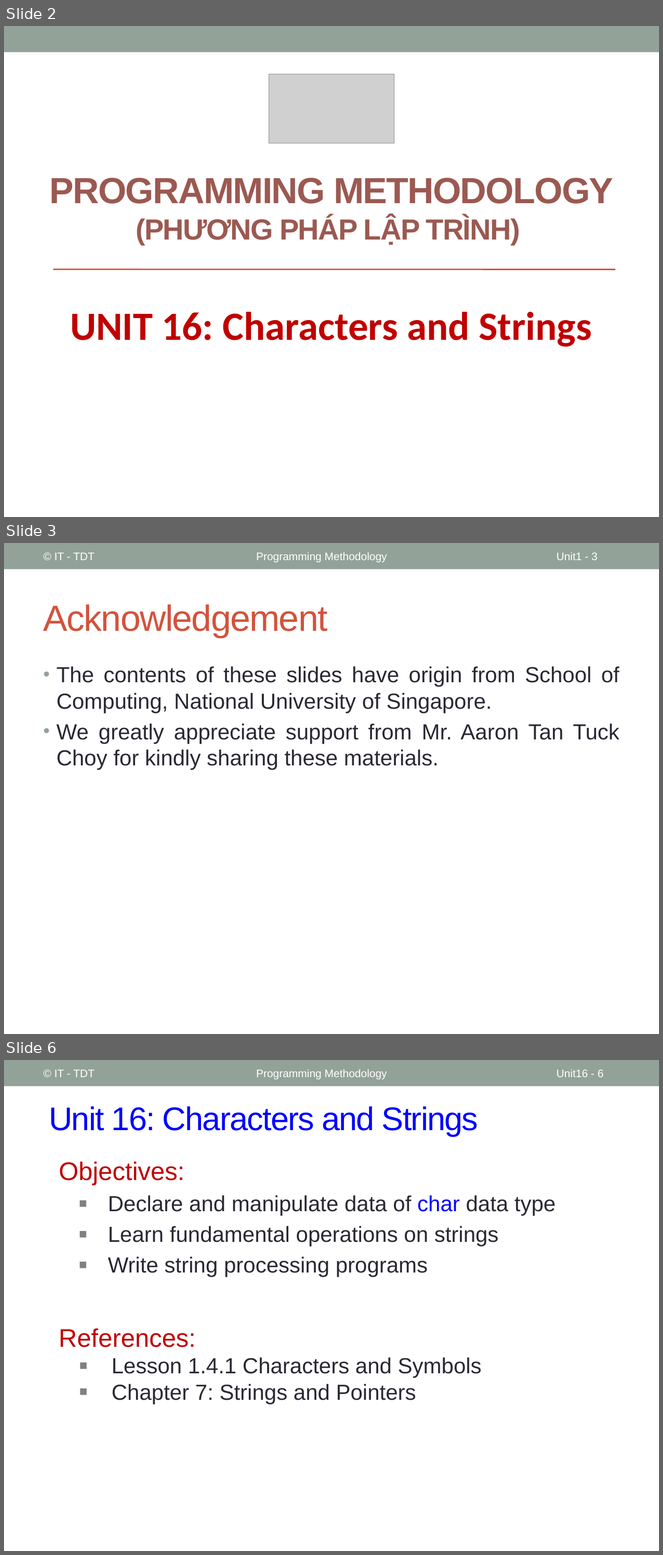
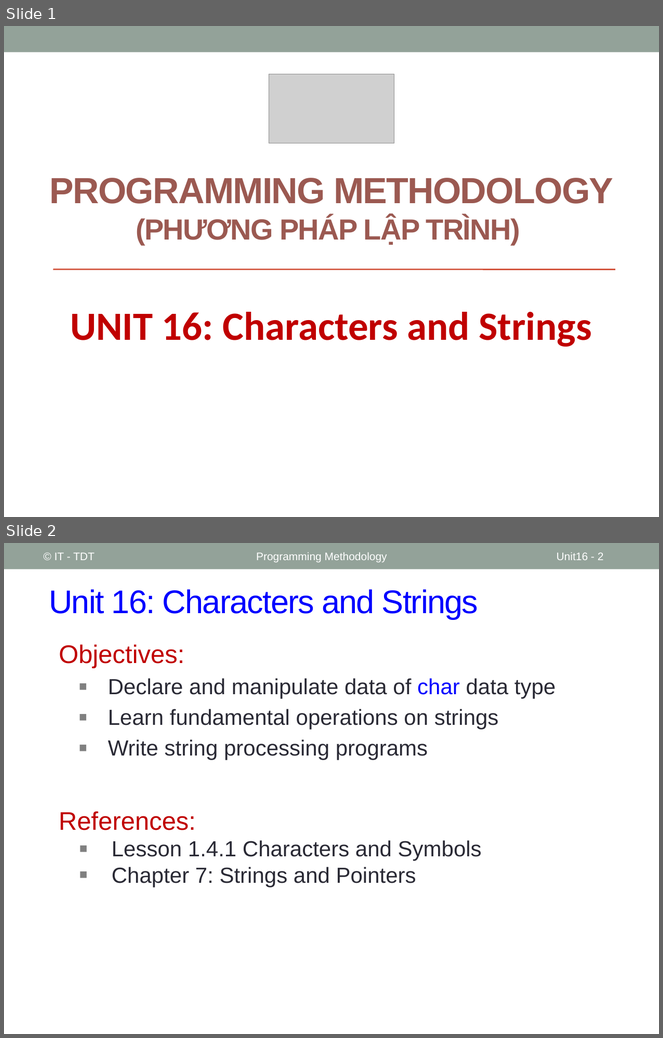
Before and after one commit to coder1097/Programming-Methodology, a slide deck: PPLT_Slides/Slides/Unit16_Characters_and_Strings.pptx. Shown one above the other, each under a label of ours: slides 2, 3 and 6 before the commit, slides 1 and 2 after it; the slides between them are not shown. The pictures are 663x1555 and 663x1038 pixels, drawn with LibreOffice and Linux fonts; fonts in the diff are those of the drawing; grey boxes stand for pictures. Boxes give left, top, right and bottom in pixels: in the first picture for what was removed or moved away, otherwise in the second. Text is boxed around its words. In the diff, an @@ line names an element or a change of style, - is before the commit and + after.

```diff
--- a/PPLT_Slides/Slides/Unit16_Characters_and_Strings.pptx
+++ b/PPLT_Slides/Slides/Unit16_Characters_and_Strings.pptx
@@ slide 3 removed at (4, 543, 659, 1034), background #FFFFFF; not listed: 1 template element that a slide beside it also shows @@
@@ text removed at (54, 552, 94, 560) @@
-© IT - TDT
@@ text removed at (256, 552, 387, 562) @@
-Programming Methodology
@@ page number removed at (557, 552, 598, 560) @@
-Unit1 - 3
@@ title removed at (44, 604, 328, 638) @@
-Acknowledgement
@@ text removed at (57, 666, 620, 770) @@
-• The contents of these slides have origin from School of Computing, National University of Singapore.
-• We greatly appreciate support from Mr. Aaron Tan Tuck Choy for kindly sharing these materials.
@@ what was slide 2 is now slide 1 @@
@@ what was slide 6 is now slide 2 @@
@@ page number at (557, 552, 604, 560): text changed @@
-Unit16 - 6
+Unit16 - 2
```
Also in this commit, not shown: 4 other slides removed, 35 other files.
